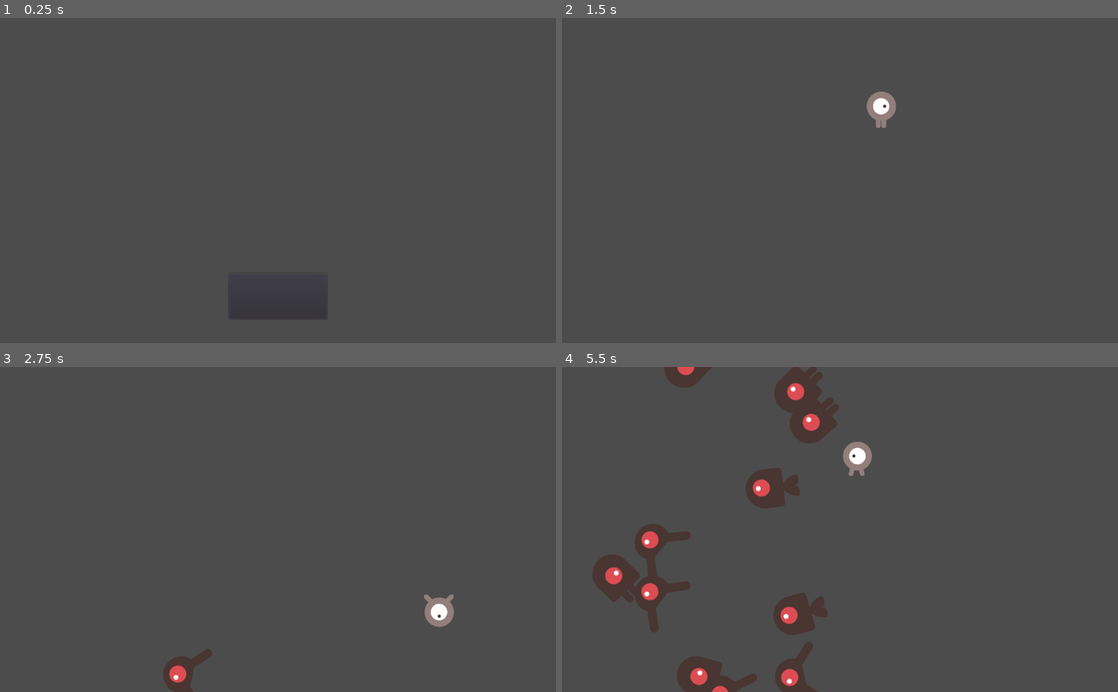
Above: before the commit, frames 1-4 (two rows, left to right).
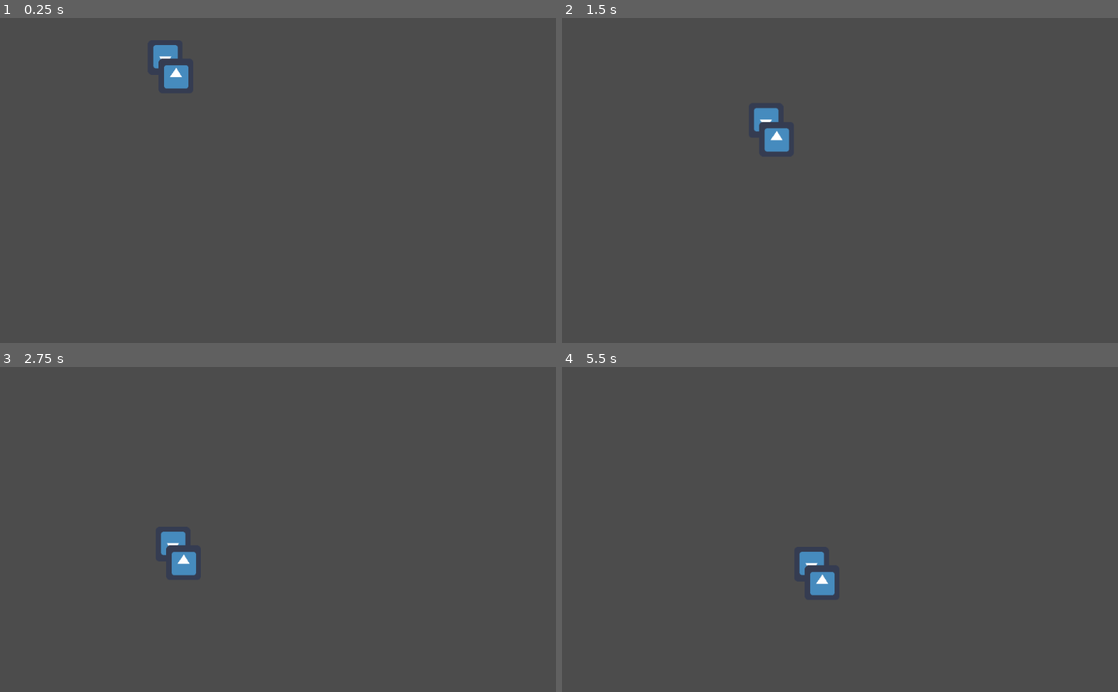
Above: after the commit, the same moments.

Repository: tjanok/pawpaw-warriors
Game: Godot game, scene res://TestWorld.tscn
Two runs of this game, one before a commit and one after it. Both use one fixed random seed, a clock stepped at 60 frames per second and the inputs below. Before the commit the project starts from res://assets/scenes/Main.tscn. The engine's default icon, where the game draws it, is replaced by a stand-in: a white triangle on a blue panel in a dark square.
Inputs (mouse positions are in pixels of both pictures, inside the frame that each line leads up to):
- Up to frame 1 (0.25 s): no input
- Up to frame 2 (1.5 s): click (840, 297) at 0.5 s, where only the run before the commit has a clickable "Start"; move the mouse to (962, 164) at 1.27 s; hold Right (ui_right) from 1.28 s (still down); click (962, 164) at 1.42 s
- Up to frame 3 (2.75 s): move the mouse to (166, 545) at 2.02 s; release Right (ui_right) at 2.03 s; hold Down (ui_down) from 2.03 s (still down); click (166, 545) at 2.17 s
- Up to frame 4 (5.5 s): move the mouse to (895, 458) at 2.77 s; release Down (ui_down) at 2.78 s; hold Right (ui_right) 2.78-3.53 s; click (895, 458) at 2.92 s; move the mouse to (812, 594) at 3.52 s; hold Up (ui_up) 3.53-4.28 s; click (812, 594) at 3.67 s; move the mouse to (1006, 578) at 4.27 s; hold Left (ui_left) from 4.28 s (still down); click (1006, 578) at 4.42 s; move the mouse to (673, 480) at 5.02 s; click (673, 480) at 5.17 s

The runs differ from the first frame. In frame 1, 0.6% of the frame differs, in the area x 27-58%, y 8-93%; in frame 2, 1.0%; in frame 3, 1.5%; in frame 4, 8.3%, in the area x 5-56%, y 0-100%.

Commit message:
test player movement

Diff:
--- /dev/null
+++ b/TestWorld.gd
@@ -0,0 +1,24 @@
+extends Node2D
+
+
+# Declare member variables here. Examples:
+# var a = 2
+# var b = "text"
+
+
+# Called when the node enters the scene tree for the first time.
+func _ready():
+	pass # Replace with function body.
+
+
+# Called every frame. 'delta' is the elapsed time since the previous frame.
+#func _process(delta):
+#	pass
+
+
+func _on_RigidBody2D_body_entered(body):
+	print("COLLIED!!!");
+
+
+func _on_RigidBody2D_body_shape_entered(body_id, body, body_shape, local_shape):
+	print("piss");
--- /dev/null
+++ b/TestWorld.tscn
@@ -0,0 +1,57 @@
+[gd_scene load_steps=7 format=2]
+
+[ext_resource path="res://icon.png" type="Texture" id=1]
+[ext_resource path="res://World.gd" type="Script" id=2]
+[ext_resource path="res://TestWorld.gd" type="Script" id=3]
+
+[sub_resource type="RectangleShape2D" id=5]
+extents = Vector2( 40.4986, 41.5665 )
+
+[sub_resource type="RectangleShape2D" id=4]
+extents = Vector2( 36.861, 29.9613 )
+
+[sub_resource type="CircleShape2D" id=3]
+radius = 57.7086
+
+[node name="Node2D" type="Node2D"]
+script = ExtResource( 3 )
+
+[node name="PlayerPhysics" type="RigidBody2D" parent="."]
+position = Vector2( 108.134, 74.6707 )
+
+[node name="CollisionShape2D" type="CollisionShape2D" parent="PlayerPhysics"]
+position = Vector2( -1.20589, 1.22655 )
+shape = SubResource( 5 )
+
+[node name="Sprite" type="Sprite" parent="PlayerPhysics"]
+texture = ExtResource( 1 )
+flip_v = true
+
+[node name="KinematicBody2D" type="KinematicBody2D" parent="."]
+position = Vector2( 304.473, 72.9559 )
+collision_layer = 0
+script = ExtResource( 2 )
+__meta__ = {
+"_edit_group_": true
+}
+speed = 50
+
+[node name="Sprite" type="Sprite" parent="KinematicBody2D"]
+position = Vector2( 19.601, 34.2148 )
+texture = ExtResource( 1 )
+
+[node name="CollisionShape2D" type="CollisionShape2D" parent="KinematicBody2D"]
+position = Vector2( 19.779, 34.6642 )
+shape = SubResource( 4 )
+
+[node name="KinematicBody2D2" type="KinematicBody2D" parent="."]
+visible = false
+position = Vector2( 10.7924, 12.9508 )
+
+[node name="CollisionShape2D" type="CollisionShape2D" parent="KinematicBody2D2"]
+position = Vector2( 635.796, 386.633 )
+shape = SubResource( 3 )
+
+[node name="Sprite" type="Sprite" parent="KinematicBody2D2"]
+position = Vector2( 635.968, 386.737 )
+texture = ExtResource( 1 )
--- /dev/null
+++ b/World.gd
@@ -0,0 +1,58 @@
+extends KinematicBody2D
+export(int) var speed
+
+# Declare member variables here. Examples:
+# var a = 2
+# var b = "text"
+var postionWeWant = position;
+var velocity = Vector2();
+var currentSpeed = 0;
+var usingPhys = false
+
+# Called when the node enters the scene tree for the first time.
+func _ready():
+	pass # Replace with function body.
+
+func _physics_process(delta):
+	if(usingPhys == true):
+		get_node("../PlayerPhysics").add_force(Vector2(5,5),Vector2(5,5))
+		#$RigidBody2D2.applied_force = Vector2(0*delta,0)
+		position = get_node("../PlayerPhysics").position
+		rotation = get_node("../PlayerPhysics").rotation;
+		return
+# Called every frame. 'delta' is the elapsed time since the previous frame.
+	var currentPos = position;
+	var targetPos = postionWeWant;
+
+	var distance = currentPos.distance_to(targetPos)
+	var direction = ( targetPos - currentPos ).normalized()
+
+	#print(distance)
+
+	currentSpeed += 5 * delta
+
+
+	velocity.x = direction.x * currentSpeed
+	velocity.y = direction.y * currentSpeed
+
+	if distance > 10:
+		#position.x += velocity.x
+		#position.y += velocity.y
+		var collision = move_and_collide(velocity,false)
+		if( collision ):
+			print("WTF");
+	else:
+		currentSpeed = 0
+
+	# keep phys world update
+	get_node("../PlayerPhysics").position = position
+
+func explode():
+	usingPhys = true
+
+func _input(event):
+	# Mouse in viewport coordinates
+	if event is InputEventMouseButton:
+		postionWeWant = event.position
+		if( event.button_index == BUTTON_RIGHT ):
+			explode()
--- a/project.godot
+++ b/project.godot
@@ -16,7 +16,7 @@
 [application]
 
 config/name="Paw Paw Warriors"
-run/main_scene="res://assets/scenes/Main.tscn"
+run/main_scene="res://TestWorld.tscn"
 config/icon="res://icon.png"
 
 [rendering]
Not shown, added: export_presets.cfg
Not shown, added: Paw Paw Warriors.exe
Not shown, added: Paw Paw Warriors.pck
